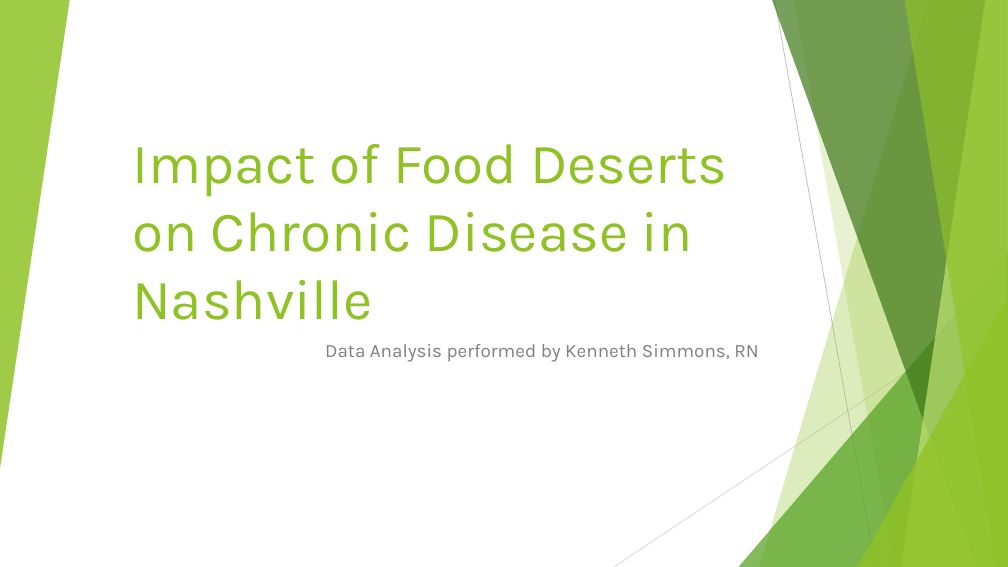
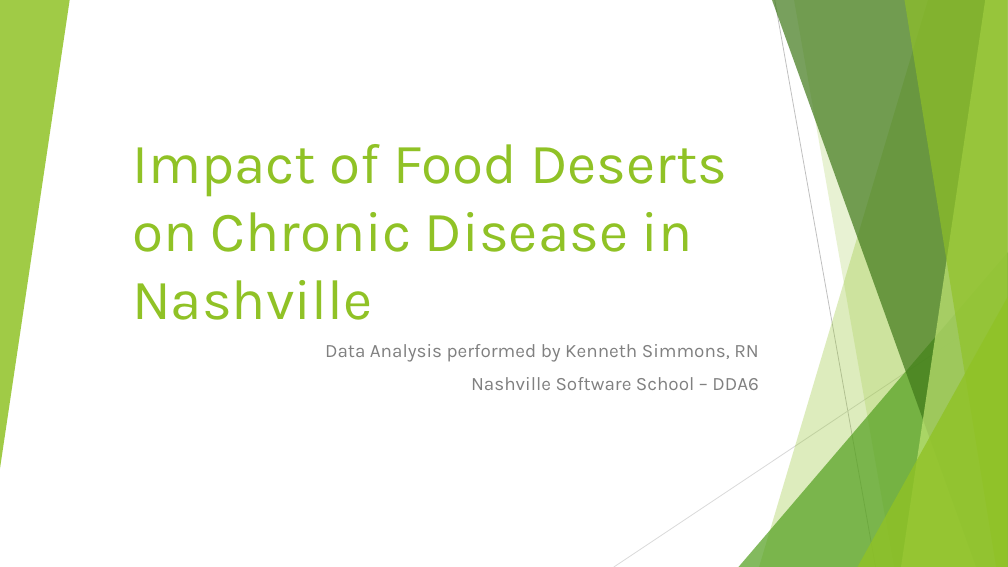
Before and after one commit to latestnight/capstone, a slide deck: slide 1 of food_desert_pp.pptx. Drawn at 1008x567 pixels with LibreOffice and Linux fonts; fonts in the diff are those of the drawing. Boxes give left, top, right and bottom in pixels: in the first picture for what was removed or moved away, otherwise in the second. Text is boxed around its words. In the diff, an @@ line names an element or a change of style, - is before the commit and + after.

```diff
--- a/food_desert_pp.pptx
+++ b/food_desert_pp.pptx
@@ subtitle at [471, 377, 759, 390]: paragraph added @@
+Nashville Software School – DDA6
```
Also in this commit, not shown: 1 slide added, 3 other files.
